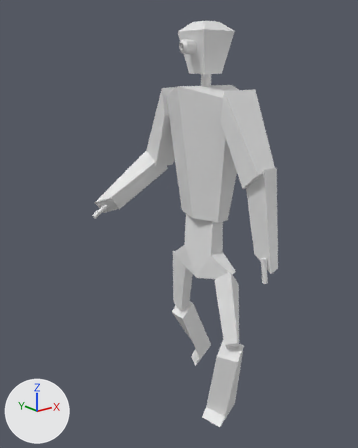
An edit to the FBX model Battle of Steel/Assets/Kawano/3D_Model/C_Enemy_01.fbx, drawn before and after from the same camera.
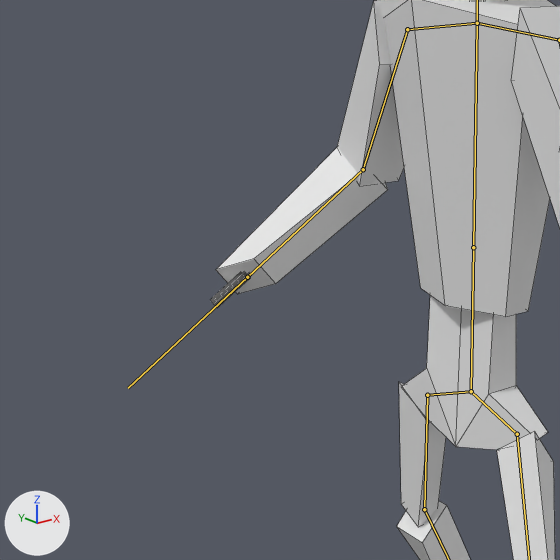
Each version is shown whole from a 50 mm camera at (-3.47, -3.9, 3.63) aimed at (-0.23, 0.15, 2.01), then close up on the part from 1% to 67% of the width and 20% to 73% of the height. Lighting does not change. The marker at lower left points along +X, +Y and +Z. Both versions are drawn at frame 1 of the action 'アーマチュア|work'; the numbers are the values there. The bones that bend it are drawn over the model as lines in the close-ups. The close-ups show mesh edges as thin lines.

Objects in the first close-up: 'upper_chest'.
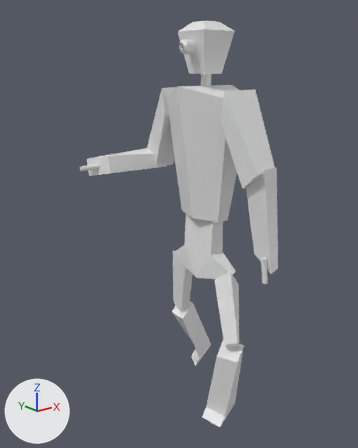
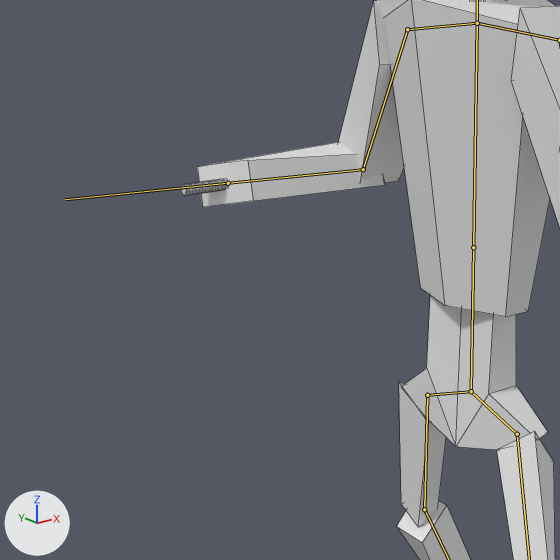
The edits, one by one:
Bone 'lower_arm.R' (bone_lower_arm_r) turns from (4, 8, 51) to (-2, 24, 92) degrees about its own x, y and z.

Where the change shows, as pixel boxes [x1, y1, x2, y2] in the close-ups (560 x 560 px):
'upper_chest', posed
    before: [210, 0, 560, 560]
    after: [181, 0, 560, 560]
bone 'lower_arm.R', root to tip
    before: (363, 169) to (247, 277)
    after: (363, 169) to (228, 183)
